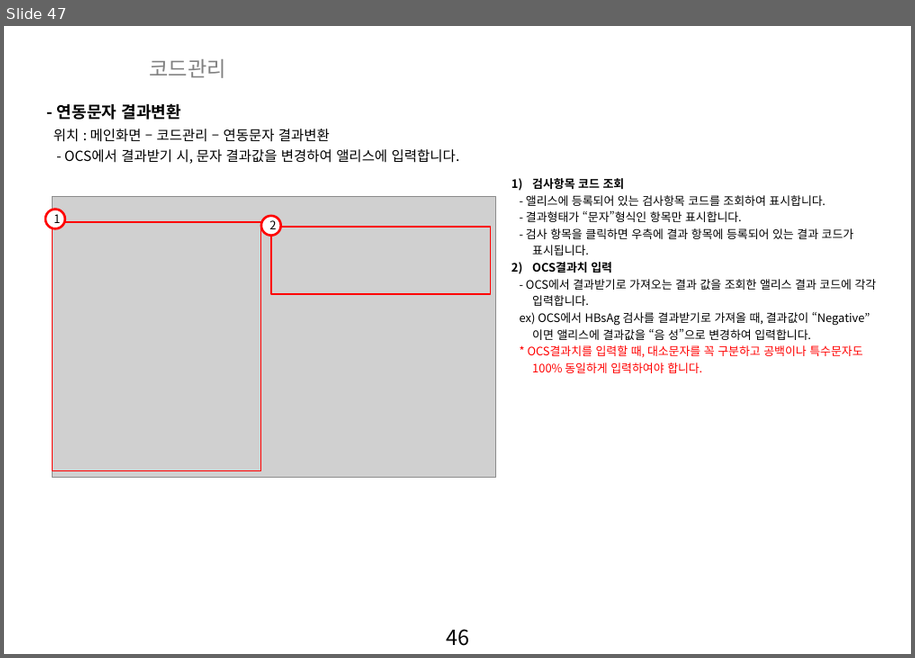
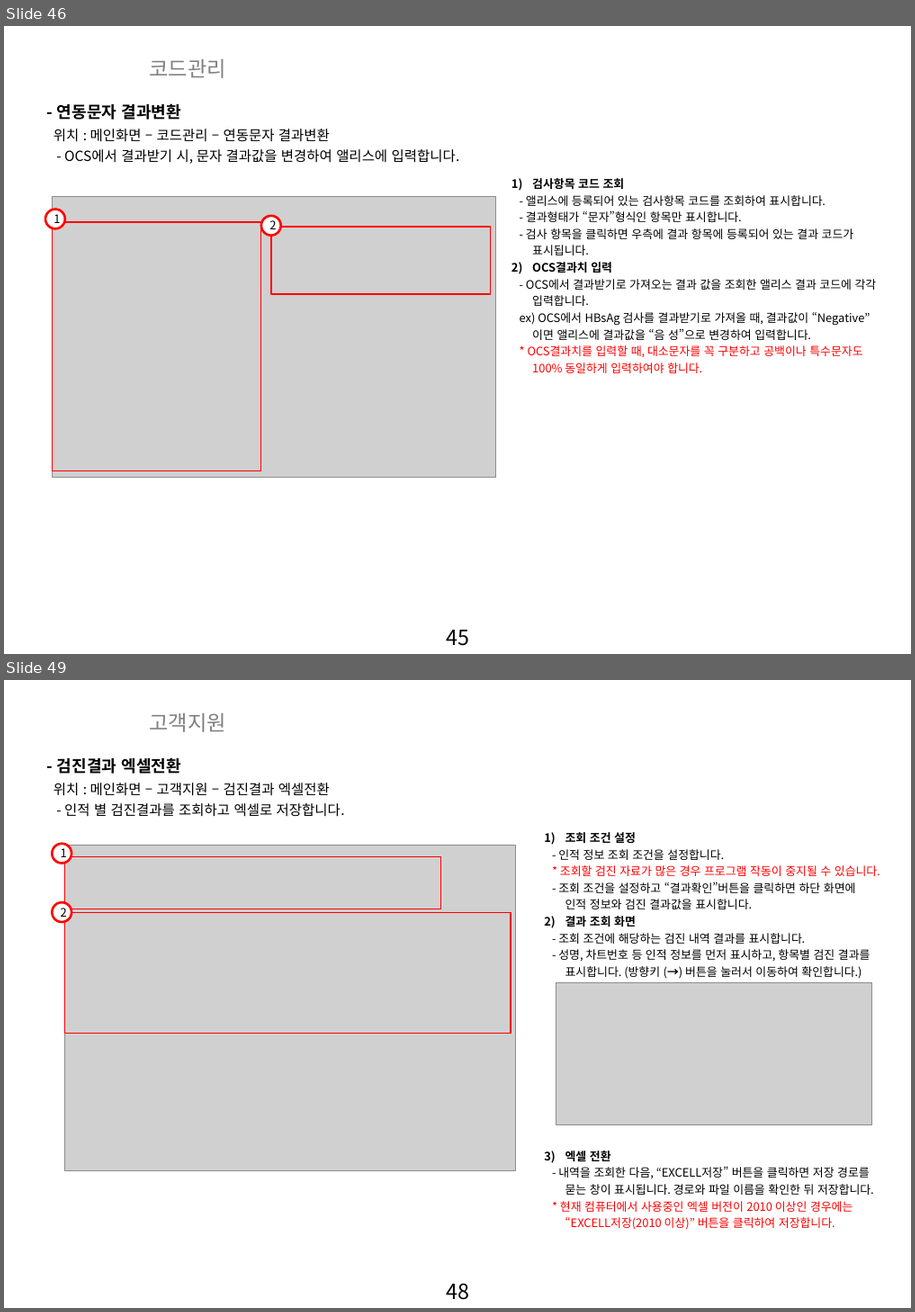
Before and after one commit to zooxop/ailiss_manual, a slide deck: manual/앨리스_매뉴얼_작업중.pptx. Shown one above the other, each under a label of ours: slide 47 before the commit, slides 46 and 49 after it; the slides between them are not shown. The pictures are 915x658 and 915x1312 pixels, drawn with LibreOffice and Linux fonts; fonts in the diff are those of the drawing; grey boxes stand for pictures; background and template pictures are left out. Boxes give left, top, right and bottom in pixels: in the first picture for what was removed or moved away, otherwise in the second. Text is boxed around its words. In the diff, an @@ line names an element or a change of style, - is before the commit and + after.

Commit message:
검진결과엑셀전환끝

```diff
--- a/manual/앨리스_매뉴얼_작업중.pptx
+++ b/manual/앨리스_매뉴얼_작업중.pptx
@@ slide 49 added at <box>4,680,911,1308</box>, background picture (left out); not listed: 1 template element that a slide beside it also shows @@
@@ text added at <box>149,713,226,732</box>, 18 pt, text #808080 @@
+고객지원
@@ text added at <box>57,757,181,774</box>, 14 pt, text #000000, bold @@
+- 검진결과 엑셀전환
@@ text added at <box>54,783,330,796</box>, 12 pt, text #000000 @@
+위치 : 메인화면 – 고객지원 – 검진결과 엑셀전환
@@ text added at <box>64,803,345,817</box>, 12 pt, text #000000 @@
+- 인적 별 검진결과를 조회하고 엑셀로 저장합니다.
@@ text added at <box>558,832,881,1230</box>, 10 pt, text #000000 @@
+1) 조회 조건 설정
+- 인적 정보 조회 조건을 설정합니다.
+* 조회할 검진 자료가 많은 경우 프로그램 작동이 중지될 수 있습니다.
+- 조회 조건을 설정하고 “결과확인”버튼을 클릭하면 하단 화면에
+인적 정보와 검진 결과값을 표시합니다.
+2) 결과 조회 화면
+- 조회 조건에 해당하는 검진 내역 결과를 표시합니다.
+- 성명, 차트번호 등 인적 정보를 먼저 표시하고, 항목별 검진 결과를 표시합니다. (방향키 (→) 버튼을 눌러서 이동하여 확인합니다.)
+3) 엑셀 전환
+- 내역을 조회한 다음, “EXCELL저장” 버튼을 클릭하면 저장 경로를 묻는 창이 표시됩니다. 경로와 파일 이름을 확인한 뒤 저장합니다.
+* 현재 컴퓨터에서 사용중인 엑셀 버전이 2010 이상인 경우에는
+“EXCELL저장(2010 이상)” 버튼을 클릭하여 저장합니다.
@@ ellipse added at <box>52,843,71,863</box>, fill #FFFFFF, outline #FF0000 2 pt, 10 pt, text #000000 @@
+1
@@ picture added at <box>65,845,516,1170</box> @@
@@ rectangle added at <box>65,856,441,910</box>, outline #FF0000 1 pt @@
@@ ellipse added at <box>52,903,71,922</box>, fill #FFFFFF, outline #FF0000 2 pt, 10 pt, text #000000 @@
+2
@@ rectangle added at <box>65,913,511,1034</box>, outline #FF0000 1 pt @@
@@ picture added at <box>556,983,872,1125</box> @@
@@ what was slide 47 is now slide 46 @@
@@ page number at <box>446,630,469,646</box>: text changed @@
-46
+45
```
Also in this commit, not shown: 1 slide changed, 3 other slides added.
